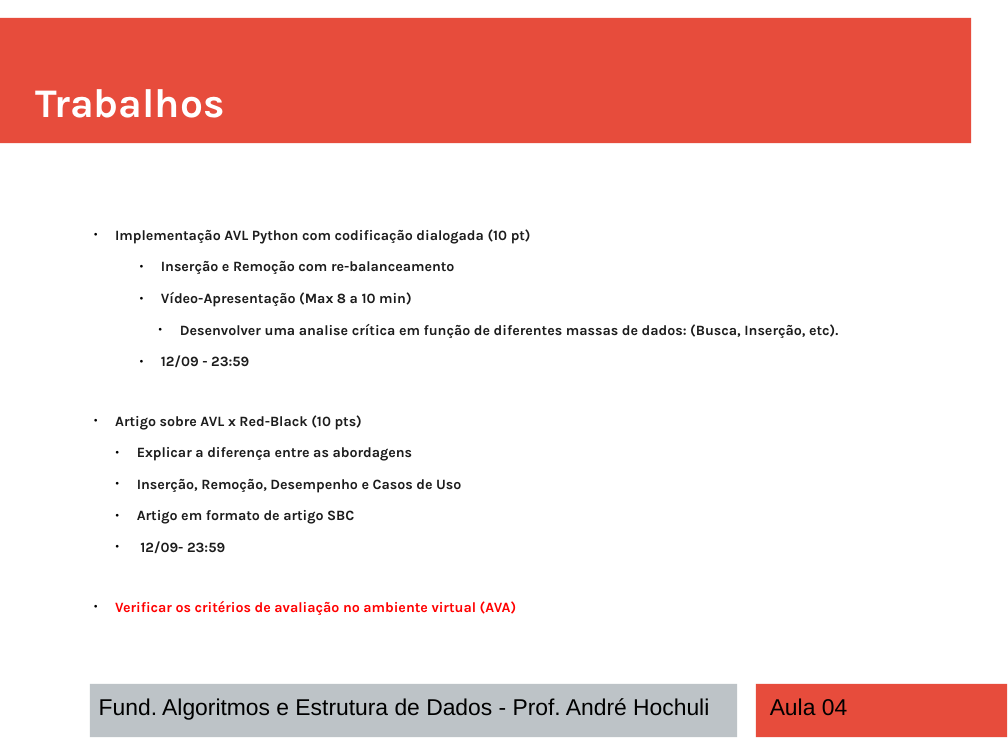
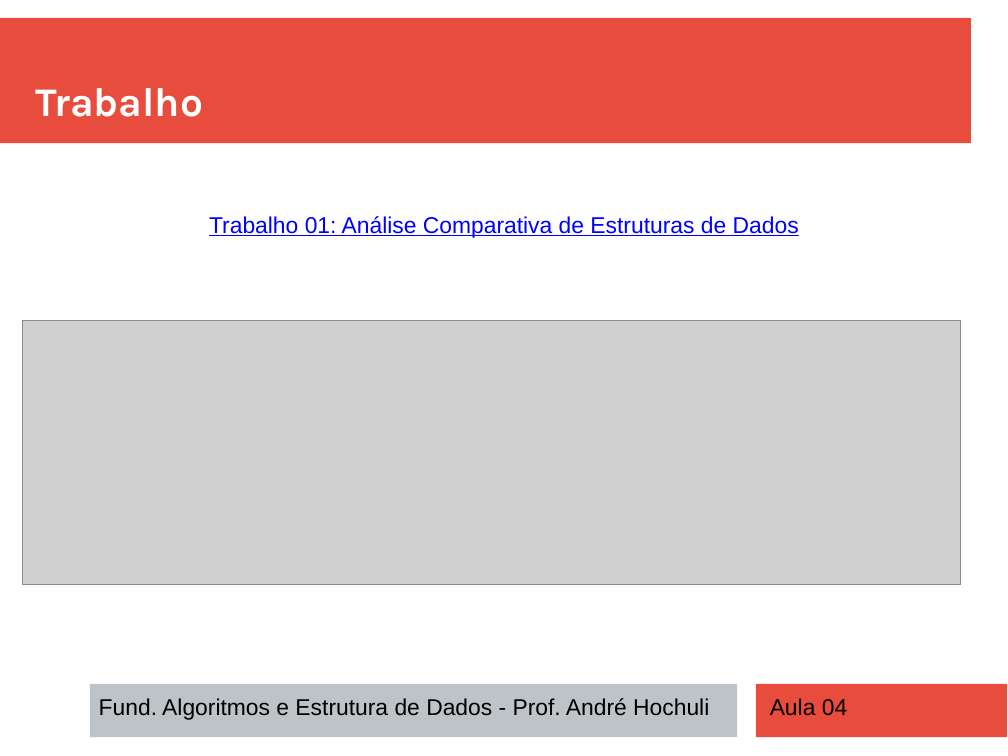
Before and after one commit to andrehochuli/teaching, a slide deck: slide 25 of DataStructuresAndAlgorithms/Lecture 04 - Trees/Aula 04 - Trees.pptx. Drawn at 1008x756 pixels with LibreOffice and Linux fonts; fonts in the diff are those of the drawing; grey boxes stand for pictures. Boxes give left, top, right and bottom in pixels: in the first picture for what was removed or moved away, otherwise in the second. Text is boxed around its words. In the diff, an @@ line names an element or a change of style, - is before the commit and + after.

```diff
--- a/DataStructuresAndAlgorithms/Lecture 04 - Trees/Aula 04 - Trees.pptx
+++ b/DataStructuresAndAlgorithms/Lecture 04 - Trees/Aula 04 - Trees.pptx
@@ text at (36,88,203,117): text changed @@
-Trabalhos
+Trabalho
@@ text removed at (115,229,838,615) @@
-  ● Implementação AVL Python com codificação dialogada (10 pt)
-    ● Inserção e Remoção com re-balanceamento
-    ● Vídeo-Apresentação (Max 8 a 10 min)
-        ● Desenvolver uma analise crítica em função de diferentes massas de dados: (Busca, Inserção, etc).
-    ● 12/09 - 23:59
-  ● Artigo sobre AVL x Red-Black (10 pts)
-    ● Explicar a diferença entre as abordagens
-    ● Inserção, Remoção, Desempenho e Casos de Uso
-    ● Artigo em formato de artigo SBC
-    ● 12/09- 23:59
-  ● Verificar os critérios de avaliação no ambiente virtual (AVA)
@@ text added at (209,216,799,238), 18 pt, text #0000FF, underline @@
+Trabalho 01: Análise Comparativa de Estruturas de Dados
@@ picture added at (23,320,960,584) @@
```
Also in this commit, not shown: 8 other slides changed, 9 other files.
